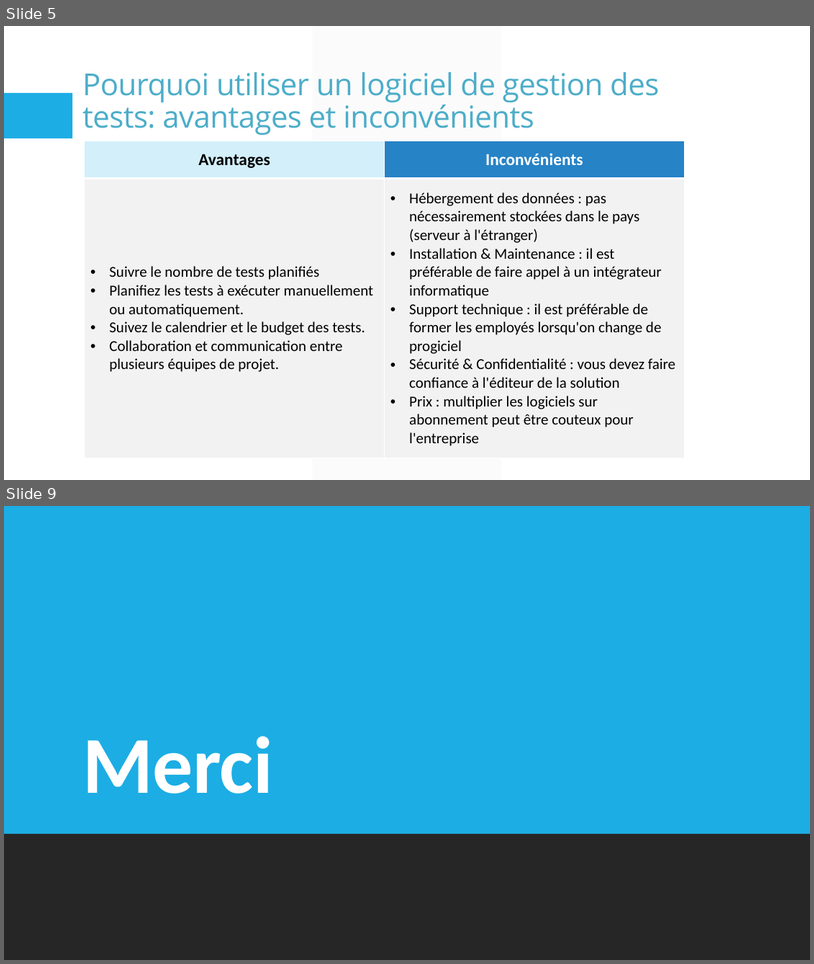
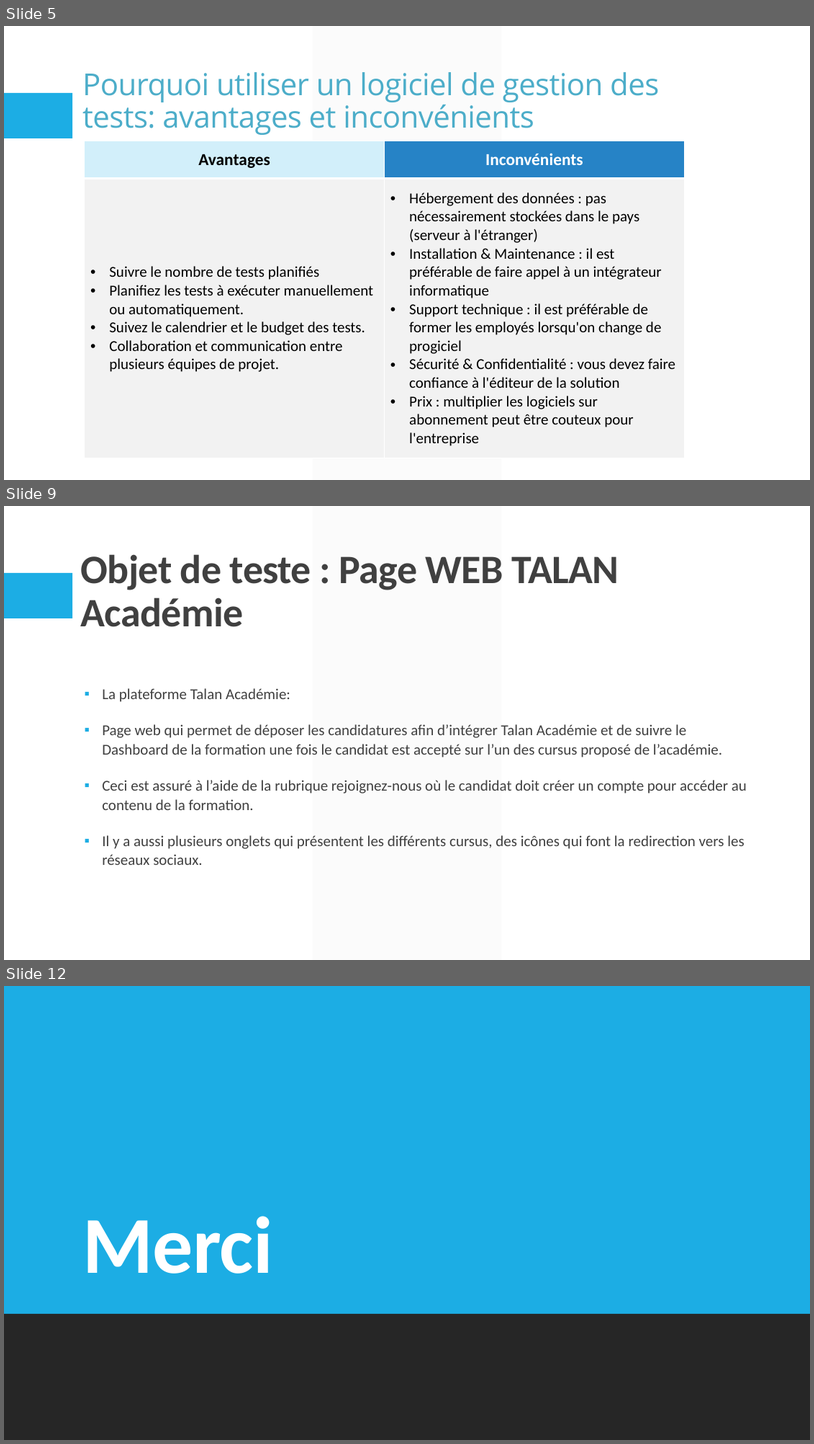
Before and after one commit to ines1900/Act-3.17, a slide deck: Les outils de gestion des tests.pptx. Shown one above the other, each under a label of ours: slides 5 and 9 before the commit, slides 5, 9 and 12 after it; the slides between them are not shown. The pictures are 814x964 and 814x1444 pixels, drawn with LibreOffice and Linux fonts; fonts in the diff are those of the drawing. Boxes give left, top, right and bottom in pixels: in the first picture for what was removed or moved away, otherwise in the second. Text is boxed around its words. In the diff, an @@ line names an element or a change of style, - is before the commit and + after.

```diff
--- a/Les outils de gestion des tests.pptx
+++ b/Les outils de gestion des tests.pptx
@@ slide 9 added at [4, 506, 810, 960], background #FFFFFF; not listed: 2 template elements that a slide beside it also shows @@
@@ title added at [80, 554, 619, 627], 48 pt, text #404040, bold @@
+Objet de teste : Page WEB TALAN Académie
@@ text added at [102, 688, 747, 865], 18 pt, text #404040 @@
+▪ La plateforme Talan Académie:
+▪ Page web qui permet de déposer les candidatures afin d’intégrer Talan Académie et de suivre le Dashboard de la formation une fois le candidat est accepté sur l’un des cursus proposé de l’académie.
+▪ Ceci est assuré à l’aide de la rubrique rejoignez-nous où le candidat doit créer un compte pour accéder au contenu de la formation.
+▪ Il y a aussi plusieurs onglets qui présentent les différents cursus, des icônes qui font la redirection vers les réseaux sociaux.
@@ what was slide 9 is now slide 12 @@
```
Also in this commit, not shown: 2 slides changed, 3 other slides added, 1 slide removed.
